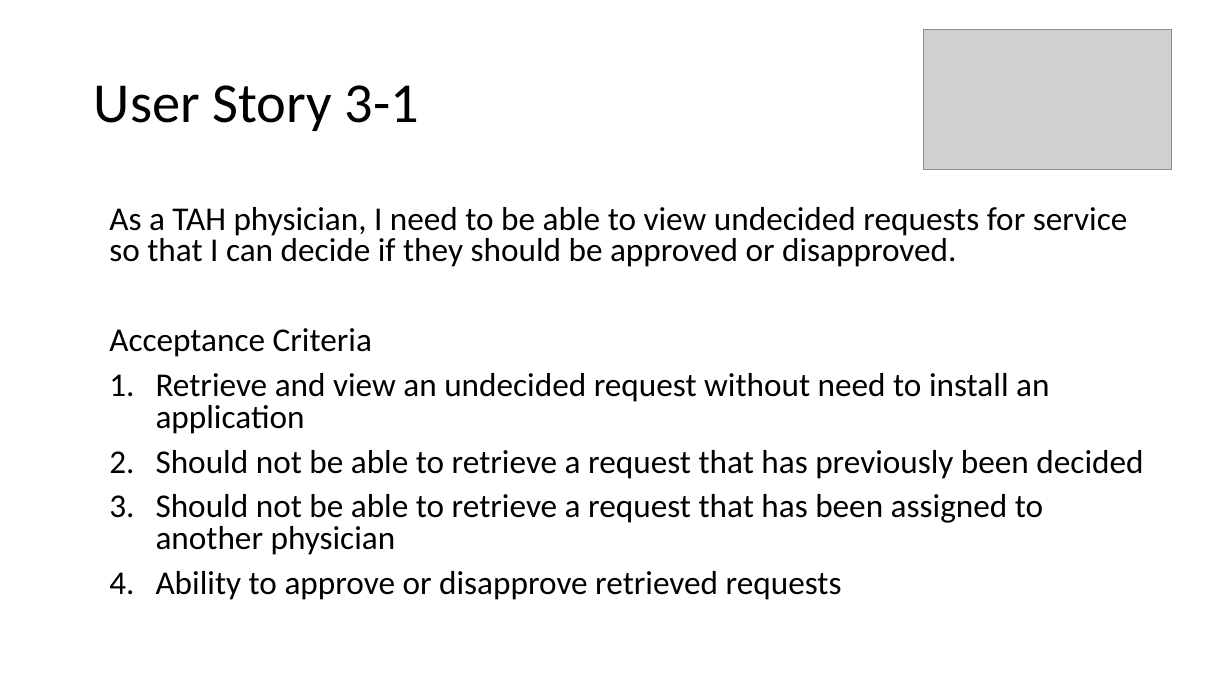
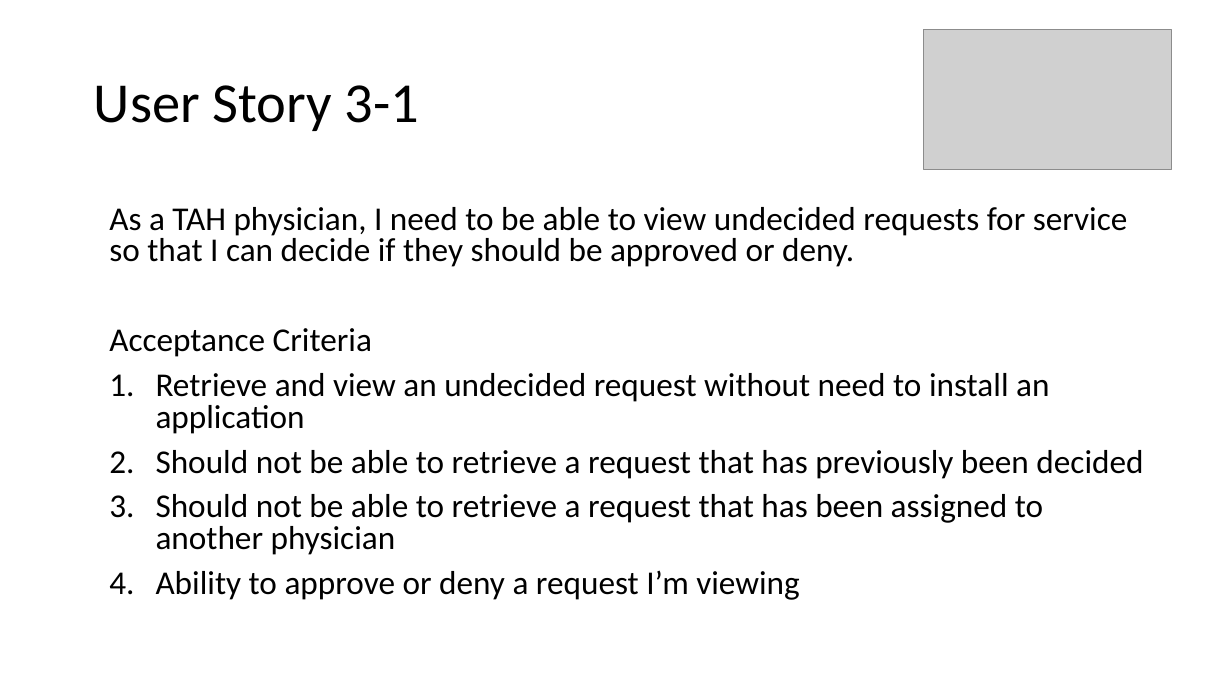
Before and after one commit to scottctr/EdaWorkshop, a slide deck: slide 2 of Sprint3/EdaWorkshop_Sprint3.pptx (slide 3 before the commit). Drawn at 1232x693 pixels with LibreOffice and Linux fonts; fonts in the diff are those of the drawing; grey boxes stand for pictures. Boxes give left, top, right and bottom in pixels: in the first picture for what was removed or moved away, otherwise in the second. Text is boxed around its words. In the diff, an @@ line names an element or a change of style, - is before the commit and + after.

```diff
--- a/Sprint3/EdaWorkshop_Sprint3.pptx
+++ b/Sprint3/EdaWorkshop_Sprint3.pptx
@@ text at (x1=109, y1=207, x2=1128, y2=267): text changed @@
-As a TAH physician, I need to be able to view undecided requests for service so that I can decide if they should be approved or disapproved.
+As a TAH physician, I need to be able to view undecided requests for service so that I can decide if they should be approved or deny.
@@ text at (x1=156, y1=570, x2=799, y2=600): text changed @@
-4. Ability to approve or disapprove retrieved requests
+4. Ability to approve or deny a request I’m viewing
```
Also in this commit, not shown: 4 other slides changed, 1 slide removed, 22 other files.
